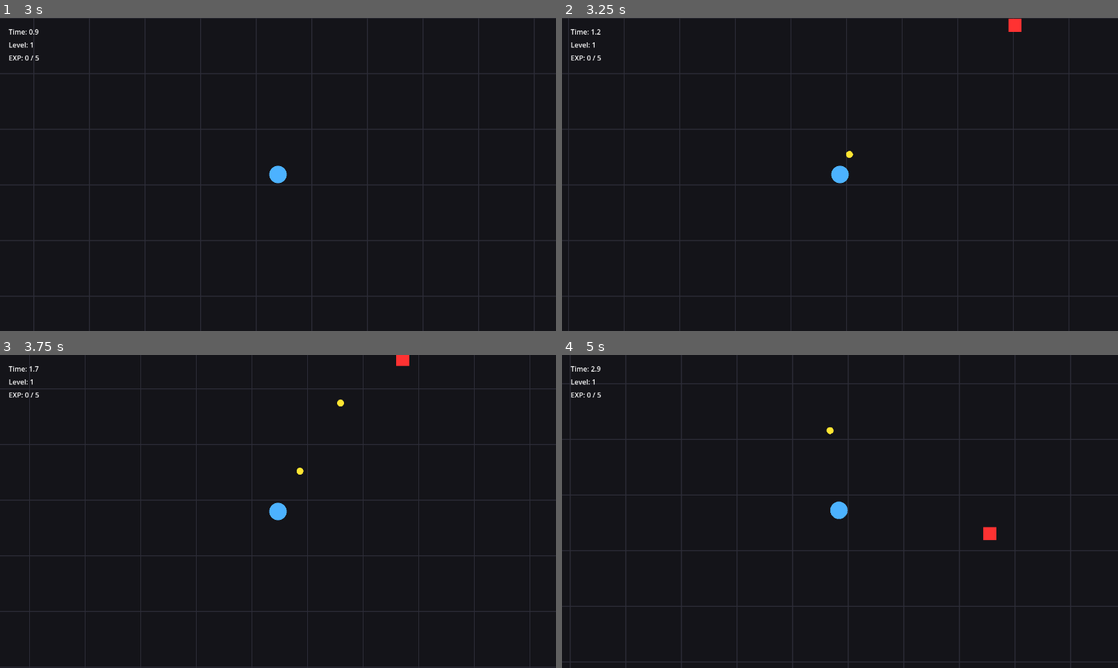
Above: before the commit, frames 1-4 (two rows, left to right).
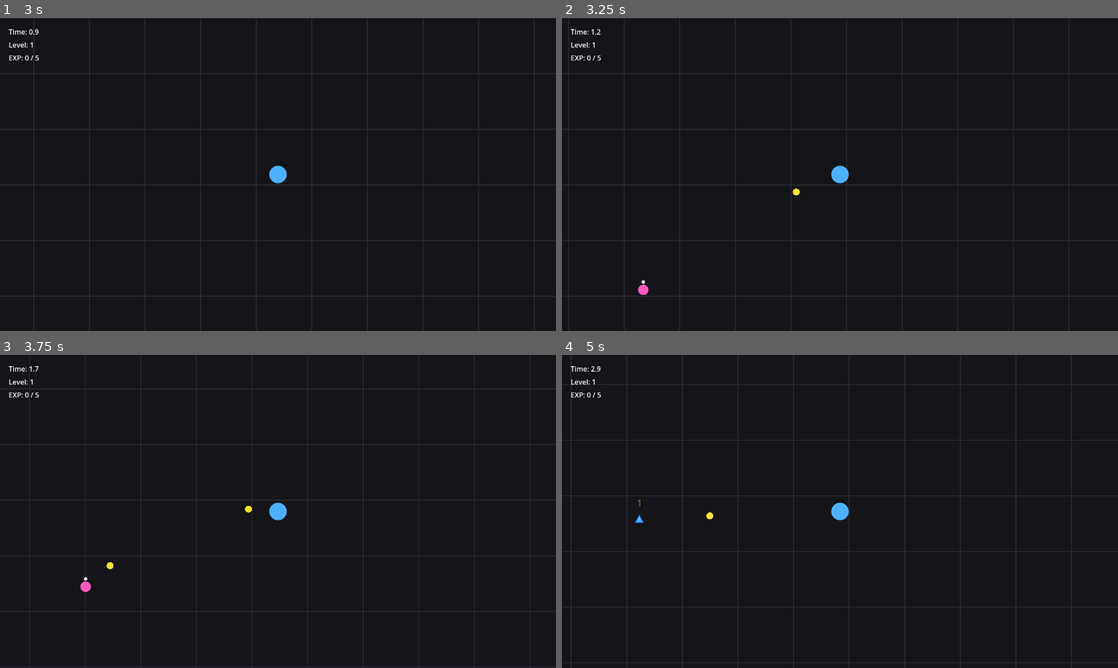
Above: after the commit, the same moments.

Repository: EthanAGi/CircleSurvivor
Game: Godot game, scene res://scenes/main_menu.tscn
Same seed, same stepped clock (60 frames per second), same inputs: the game is played once before the commit and once after it.
Inputs (mouse positions are in pixels of both pictures, inside the frame that each line leads up to):
- Up to frame 1 (3 s): click "Start" at 0.5 s; click "Test Character" at 1.25 s; click "Test Level" at 2 s; tap Enter (ui_accept) at 2.75 s; move the mouse to (400, 158) at 2.77 s; hold D (move_right) from 2.78 s (still down)
- Up to frame 2 (3.25 s): keep holding D (move_right); tap Enter (ui_accept) at 3.02 s
- Up to frame 3 (3.75 s): move the mouse to (166, 527) at 3.52 s; release D (move_right) at 3.53 s; hold S (move_down) from 3.53 s (still down)
- Up to frame 4 (5 s): tap Enter (ui_accept) at 3.77 s; move the mouse to (895, 442) at 4.27 s; release S (move_down) at 4.28 s; hold D (move_right) from 4.28 s (still down)

Frame 1 is identical in both runs. In frame 2, 0.2% of the frame differs, in the area x 13-83%, y 0-89%; in frame 3, 0.2%; in frame 4, 5.2%, in the area x 0-100%, y 0-100%.

Commit message:
Add: Enemy Variety

Diff:
--- a/scripts/enemy.gd
+++ b/scripts/enemy.gd
@@ -1,6 +1,6 @@
 extends Area2D
 
-signal died(enemy_position: Vector2, exp_amount: int, enemy_type: int)
+signal died(enemy_position: Vector2, exp_amount: int, enemy_type: int, enemy_modifier: int)
 signal damaged(damage_position: Vector2, amount: int)
 
 enum EnemyType {
@@ -11,7 +11,17 @@
 	ELITE
 }
 
+enum EnemyModifier {
+	NONE,
+	BURNING,
+	ARMORED,
+	SWIFT,
+	SPLITTING,
+	EXPLOSIVE
+}
+
 @export var enemy_type: int = EnemyType.BASIC
+@export var enemy_modifier: int = EnemyModifier.NONE
 @export var projectile_scene: PackedScene
 
 var speed: float = 120.0
@@ -50,6 +60,7 @@
 
 func _ready() -> void:
 	_apply_type_stats()
+	_apply_modifier_stats()
 	current_health = max_health
 	shoot_timer = randf_range(0.4, shoot_cooldown)
 	_apply_collision_size()
@@ -200,6 +211,24 @@
 			exp_drop_amount = 9 + (elite_level - 1) * 3
 			touch_damage = 2 + int(floor(float(elite_level - 1) / 2.0))
 
+func _apply_modifier_stats() -> void:
+	match enemy_modifier:
+		EnemyModifier.ARMORED:
+			max_health += 2
+			exp_drop_amount += 1
+		EnemyModifier.SWIFT:
+			speed *= 1.45
+			max_health = max(1, max_health - 1)
+		EnemyModifier.SPLITTING:
+			max_health += 1
+			exp_drop_amount += 1
+		EnemyModifier.EXPLOSIVE:
+			speed *= 0.95
+			exp_drop_amount += 1
+		EnemyModifier.BURNING:
+			touch_damage += 1
+			exp_drop_amount += 1
+
 func _apply_collision_size() -> void:
 	var collision_shape := get_node_or_null("CollisionShape2D") as CollisionShape2D
 	if collision_shape == null:
@@ -221,6 +250,11 @@
 		_:
 			circle_shape.radius = 17.0
 
+	if enemy_modifier == EnemyModifier.SWIFT:
+		circle_shape.radius *= 0.85
+	elif enemy_modifier == EnemyModifier.ARMORED:
+		circle_shape.radius *= 1.08
+
 func _process_chase(delta: float) -> void:
 	var direction := (player.global_position - global_position).normalized()
 	global_position += direction * speed * delta
@@ -271,8 +305,13 @@
 	if knockback_direction != Vector2.ZERO and knockback_force > 0.0:
 		apply_knockback(knockback_direction, knockback_force)
 
-	current_health -= amount
-	damaged.emit(global_position + Vector2(0, -18), amount)
+	var final_damage: int = amount
+
+	if enemy_modifier == EnemyModifier.ARMORED:
+		final_damage = max(1, amount - 1)
+
+	current_health -= final_damage
+	damaged.emit(global_position + Vector2(0, -18), final_damage)
 
 	if current_health <= 0:
 		die()
@@ -308,7 +347,7 @@
 		return
 
 	is_dead = true
-	died.emit(global_position, exp_drop_amount, enemy_type)
+	died.emit(global_position, exp_drop_amount, enemy_type, enemy_modifier)
 	queue_free()
 
 func _draw() -> void:
@@ -324,7 +363,33 @@
 		EnemyType.ELITE:
 			_draw_elite()
 
+	_draw_modifier_visual()
 	_draw_status_effects()
+
+func _draw_modifier_visual() -> void:
+	match enemy_modifier:
+		EnemyModifier.BURNING:
+			var pulse: float = 0.35 + sin(Time.get_ticks_msec() / 90.0) * 0.12
+			draw_circle(Vector2.ZERO, 25.0, Color(1.0, 0.28, 0.0, pulse))
+			draw_arc(Vector2.ZERO, 29.0, 0.0, TAU, 32, Color(1.0, 0.55, 0.0, 0.9), 2.0)
+
+		EnemyModifier.ARMORED:
+			draw_arc(Vector2.ZERO, 31.0, 0.0, TAU, 40, Color(0.75, 0.85, 1.0, 0.95), 3.0)
+			draw_arc(Vector2.ZERO, 36.0, 0.0, TAU, 40, Color(0.35, 0.45, 0.8, 0.6), 2.0)
+
+		EnemyModifier.SWIFT:
+			draw_line(Vector2(-24, -10), Vector2(-38, -10), Color(1.0, 1.0, 1.0, 0.75), 2.0)
+			draw_line(Vector2(-22, 0), Vector2(-42, 0), Color(1.0, 1.0, 1.0, 0.55), 2.0)
+			draw_line(Vector2(-24, 10), Vector2(-36, 10), Color(1.0, 1.0, 1.0, 0.75), 2.0)
+
+		EnemyModifier.SPLITTING:
+			draw_circle(Vector2(-9, -24), 5.0, Color(0.8, 1.0, 0.35, 0.9))
+			draw_circle(Vector2(9, -24), 5.0, Color(0.8, 1.0, 0.35, 0.9))
+
+		EnemyModifier.EXPLOSIVE:
+			var warning_alpha: float = 0.5 + sin(Time.get_ticks_msec() / 70.0) * 0.25
+			draw_arc(Vector2.ZERO, 34.0, 0.0, TAU, 36, Color(1.0, 0.1, 0.05, warning_alpha), 4.0)
+			draw_circle(Vector2.ZERO, 6.0, Color(1.0, 0.1, 0.0, 0.85))
 
 func _draw_status_effects() -> void:
 	if burn_time_left > 0.0:
--- a/scripts/main.gd
+++ b/scripts/main.gd
@@ -122,6 +122,28 @@
 const ENEMY_TYPE_TANK: int = 2
 const ENEMY_TYPE_RANGED: int = 3
 const ENEMY_TYPE_ELITE: int = 4
+
+const ENEMY_MODIFIER_NONE: int = 0
+const ENEMY_MODIFIER_BURNING: int = 1
+const ENEMY_MODIFIER_ARMORED: int = 2
+const ENEMY_MODIFIER_SWIFT: int = 3
+const ENEMY_MODIFIER_SPLITTING: int = 4
+const ENEMY_MODIFIER_EXPLOSIVE: int = 5
+
+const ENEMY_MODIFIER_FIRST_TIME: float = 35.0
+const ENEMY_MODIFIER_MAX_CHANCE: float = 0.28
+
+const BURNING_DEATH_RADIUS: float = 95.0
+const BURNING_DEATH_BURN_DURATION: float = 2.0
+const BURNING_DEATH_BURN_DAMAGE: int = 1
+const BURNING_DEATH_BURN_INTERVAL: float = 0.5
+
+const EXPLOSIVE_DEATH_RADIUS: float = 115.0
+const EXPLOSIVE_DEATH_DAMAGE: int = 1
+const EXPLOSIVE_DEATH_ENEMY_DAMAGE: int = 2
+const EXPLOSIVE_DEATH_KNOCKBACK: float = 260.0
+
+const SPLITTING_CHILD_COUNT: int = 2
 
 var screen_shake_camera: Camera2D = null
 var screen_shake_strength: float = 0.0
@@ -935,20 +957,27 @@
 		_spawn_enemy()
 
 func _spawn_enemy() -> void:
+	var enemy_type: int = _roll_enemy_type_for_current_time()
+	var enemy_modifier: int = _roll_enemy_modifier_for_current_time(enemy_type)
+	_spawn_enemy_at(_get_spawn_position(), enemy_type, enemy_modifier)
+
+func _spawn_enemy_at(spawn_position: Vector2, enemy_type: int, enemy_modifier: int = ENEMY_MODIFIER_NONE) -> void:
 	var enemy: Area2D = enemy_scene.instantiate()
 	enemy.process_mode = Node.PROCESS_MODE_PAUSABLE
 
 	enemy.player = player
-	enemy.global_position = _get_spawn_position()
+	enemy.global_position = spawn_position
 	enemy.projectile_scene = enemy_projectile_scene
-	enemy.enemy_type = _roll_enemy_type_for_current_time()
+	enemy.enemy_type = enemy_type
+
+	if "enemy_modifier" in enemy:
+		enemy.enemy_modifier = enemy_modifier
 
 	enemy.body_entered.connect(_on_enemy_body_entered.bind(enemy))
 	enemy.died.connect(_on_enemy_died)
 	enemy.damaged.connect(_on_enemy_damaged)
 
 	add_child(enemy)
-
 func _spawn_elite_enemy() -> void:
 	var enemy: Area2D = enemy_scene.instantiate()
 	enemy.process_mode = Node.PROCESS_MODE_PAUSABLE
@@ -958,6 +987,9 @@
 	enemy.projectile_scene = enemy_projectile_scene
 	enemy.enemy_type = ENEMY_TYPE_ELITE
 
+	if "enemy_modifier" in enemy:
+		enemy.enemy_modifier = ENEMY_MODIFIER_NONE
+
 	if "elite_level" in enemy:
 		enemy.elite_level = max(1, elite_spawn_count + 1)
 
@@ -966,7 +998,6 @@
 	enemy.damaged.connect(_on_enemy_damaged)
 
 	add_child(enemy)
-
 func _get_active_enemy_count() -> int:
 	var count: int = 0
 
@@ -1012,6 +1043,51 @@
 	elif roll < 0.72:
 		return ENEMY_TYPE_TANK
 	return ENEMY_TYPE_RANGED
+
+func _roll_enemy_modifier_for_current_time(enemy_type: int) -> int:
+	if enemy_type == ENEMY_TYPE_ELITE:
+		return ENEMY_MODIFIER_NONE
+
+	if survival_time < ENEMY_MODIFIER_FIRST_TIME:
+		return ENEMY_MODIFIER_NONE
+
+	var time_progress: float = clamp(
+		(survival_time - ENEMY_MODIFIER_FIRST_TIME) / max(1.0, win_time - ENEMY_MODIFIER_FIRST_TIME),
+		0.0,
+		1.0
+	)
+
+	var modifier_chance: float = lerp(0.08, ENEMY_MODIFIER_MAX_CHANCE, time_progress)
+
+	if rng.randf() > modifier_chance:
+		return ENEMY_MODIFIER_NONE
+
+	var roll: float = rng.randf()
+
+	if survival_time < 70.0:
+		if roll < 0.50:
+			return ENEMY_MODIFIER_SWIFT
+		return ENEMY_MODIFIER_ARMORED
+
+	if survival_time < 130.0:
+		if roll < 0.25:
+			return ENEMY_MODIFIER_SWIFT
+		elif roll < 0.50:
+			return ENEMY_MODIFIER_ARMORED
+		elif roll < 0.75:
+			return ENEMY_MODIFIER_BURNING
+		return ENEMY_MODIFIER_EXPLOSIVE
+
+	if roll < 0.20:
+		return ENEMY_MODIFIER_SWIFT
+	elif roll < 0.40:
+		return ENEMY_MODIFIER_ARMORED
+	elif roll < 0.60:
+		return ENEMY_MODIFIER_BURNING
+	elif roll < 0.80:
+		return ENEMY_MODIFIER_EXPLOSIVE
+
+	return ENEMY_MODIFIER_SPLITTING
 
 func _on_player_shoot_requested(spawn_position: Vector2) -> void:
 	if game_over:
@@ -1060,15 +1136,143 @@
 	add_child(damage_number)
 	damage_number.global_position = world_position
 
-func _on_enemy_died(enemy_position: Vector2, exp_amount: int, enemy_type: int) -> void:
+func _on_enemy_died(enemy_position: Vector2, exp_amount: int, enemy_type: int, enemy_modifier: int = ENEMY_MODIFIER_NONE) -> void:
 	if game_over:
 		return
+
+	_handle_enemy_modifier_death_effect(enemy_position, enemy_type, enemy_modifier)
 
 	call_deferred("_spawn_exp_pickup", enemy_position, exp_amount, enemy_type)
 
 	if enemy_type == ENEMY_TYPE_ELITE and rng.randf() <= TREASURE_CHEST_DROP_CHANCE_FROM_ELITE:
 		call_deferred("_spawn_treasure_chest", enemy_position)
 
+func _handle_enemy_modifier_death_effect(enemy_position: Vector2, enemy_type: int, enemy_modifier: int) -> void:
+	match enemy_modifier:
+		ENEMY_MODIFIER_BURNING:
+			call_deferred("_trigger_burning_enemy_death", enemy_position)
+
+		ENEMY_MODIFIER_EXPLOSIVE:
+			call_deferred("_trigger_explosive_enemy_death", enemy_position)
+
+		ENEMY_MODIFIER_SPLITTING:
+			call_deferred("_trigger_splitting_enemy_death", enemy_position, enemy_type)
+
+func _trigger_burning_enemy_death(enemy_position: Vector2) -> void:
+	if game_over:
+		return
+
+	_spawn_modifier_burst_visual(enemy_position, BURNING_DEATH_RADIUS, Color(1.0, 0.35, 0.0, 0.75))
+	_shake_screen(5.0)
+
+	for child in get_children():
+		if not (child is Area2D):
+			continue
+
+		var enemy: Area2D = child as Area2D
+		if not is_instance_valid(enemy):
+			continue
+
+		if not enemy.scene_file_path.ends_with("enemy.tscn"):
+			continue
+
+		if enemy.global_position.distance_to(enemy_position) > BURNING_DEATH_RADIUS:
+			continue
+
+		if enemy.has_method("apply_burn"):
+			enemy.apply_burn(
+				BURNING_DEATH_BURN_DURATION,
+				BURNING_DEATH_BURN_DAMAGE,
+				BURNING_DEATH_BURN_INTERVAL
+			)
+
+func _trigger_explosive_enemy_death(enemy_position: Vector2) -> void:
+	if game_over:
+		return
+
+	_spawn_modifier_burst_visual(enemy_position, EXPLOSIVE_DEATH_RADIUS, Color(1.0, 0.1, 0.0, 0.82))
+	_shake_screen(10.0)
+
+	if player != null and is_instance_valid(player):
+		if player.global_position.distance_to(enemy_position) <= EXPLOSIVE_DEATH_RADIUS:
+			player.take_damage(EXPLOSIVE_DEATH_DAMAGE)
+
+	for child in get_children():
+		if not (child is Area2D):
+			continue
+
+		var enemy: Area2D = child as Area2D
+		if not is_instance_valid(enemy):
+			continue
+
+		if not enemy.scene_file_path.ends_with("enemy.tscn"):
+			continue
+
+		var distance: float = enemy.global_position.distance_to(enemy_position)
+		if distance > EXPLOSIVE_DEATH_RADIUS:
+			continue
+
+		var knockback_direction: Vector2 = (enemy.global_position - enemy_position).normalized()
+		if knockback_direction == Vector2.ZERO:
+			knockback_direction = Vector2.RIGHT
+
+		if enemy.has_method("take_damage"):
+			enemy.take_damage(EXPLOSIVE_DEATH_ENEMY_DAMAGE, knockback_direction, EXPLOSIVE_DEATH_KNOCKBACK)
+
+func _trigger_splitting_enemy_death(enemy_position: Vector2, original_enemy_type: int) -> void:
+	if game_over:
+		return
+
+	var active_enemy_count: int = _get_active_enemy_count()
+	var max_enemies: int = _get_current_max_enemies()
+
+	if active_enemy_count >= max_enemies:
+		return
+
+	var children_to_spawn: int = min(SPLITTING_CHILD_COUNT, max_enemies - active_enemy_count)
+
+	for i in range(children_to_spawn):
+		var angle: float = TAU * float(i) / float(max(1, children_to_spawn)) + rng.randf_range(-0.35, 0.35)
+		var offset: Vector2 = Vector2.RIGHT.rotated(angle) * rng.randf_range(32.0, 54.0)
+
+		var child_type: int = ENEMY_TYPE_BASIC
+		if original_enemy_type == ENEMY_TYPE_FAST:
+			child_type = ENEMY_TYPE_FAST
+
+		_spawn_enemy_at(enemy_position + offset, child_type, ENEMY_MODIFIER_NONE)
+
+	_spawn_modifier_burst_visual(enemy_position, 70.0, Color(0.75, 1.0, 0.25, 0.65))
+	_shake_screen(4.0)
+
+func _spawn_modifier_burst_visual(burst_position: Vector2, burst_radius: float, burst_color: Color) -> void:
+	var burst := Node2D.new()
+	burst.name = "EnemyModifierBurstVisual"
+	burst.process_mode = Node.PROCESS_MODE_PAUSABLE
+	burst.global_position = burst_position
+	burst.z_index = 25
+	add_child(burst)
+
+	var current_radius: float = 8.0
+	var current_alpha: float = burst_color.a
+
+	burst.draw.connect(func() -> void:
+		var draw_color: Color = Color(burst_color.r, burst_color.g, burst_color.b, current_alpha)
+		burst.draw_circle(Vector2.ZERO, current_radius, Color(draw_color.r, draw_color.g, draw_color.b, current_alpha * 0.22))
+		burst.draw_arc(Vector2.ZERO, current_radius, 0.0, TAU, 48, draw_color, 4.0)
+	)
+
+	var tween := create_tween()
+	tween.tween_method(func(value: float) -> void:
+		current_radius = lerp(8.0, burst_radius, value)
+		current_alpha = lerp(burst_color.a, 0.0, value)
+		if burst != null and is_instance_valid(burst):
+			burst.queue_redraw()
+	, 0.0, 1.0, 0.35)
+
+	tween.tween_callback(func() -> void:
+		if burst != null and is_instance_valid(burst):
+			burst.queue_free()
+	)
 func _spawn_treasure_chest(chest_position: Vector2) -> void:
 	if game_over:
 		return
